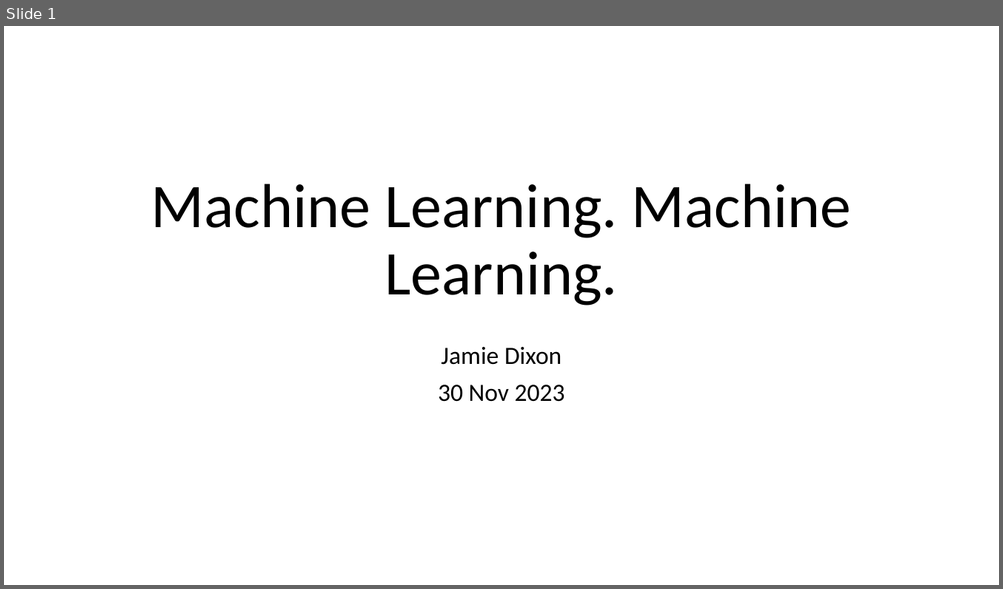
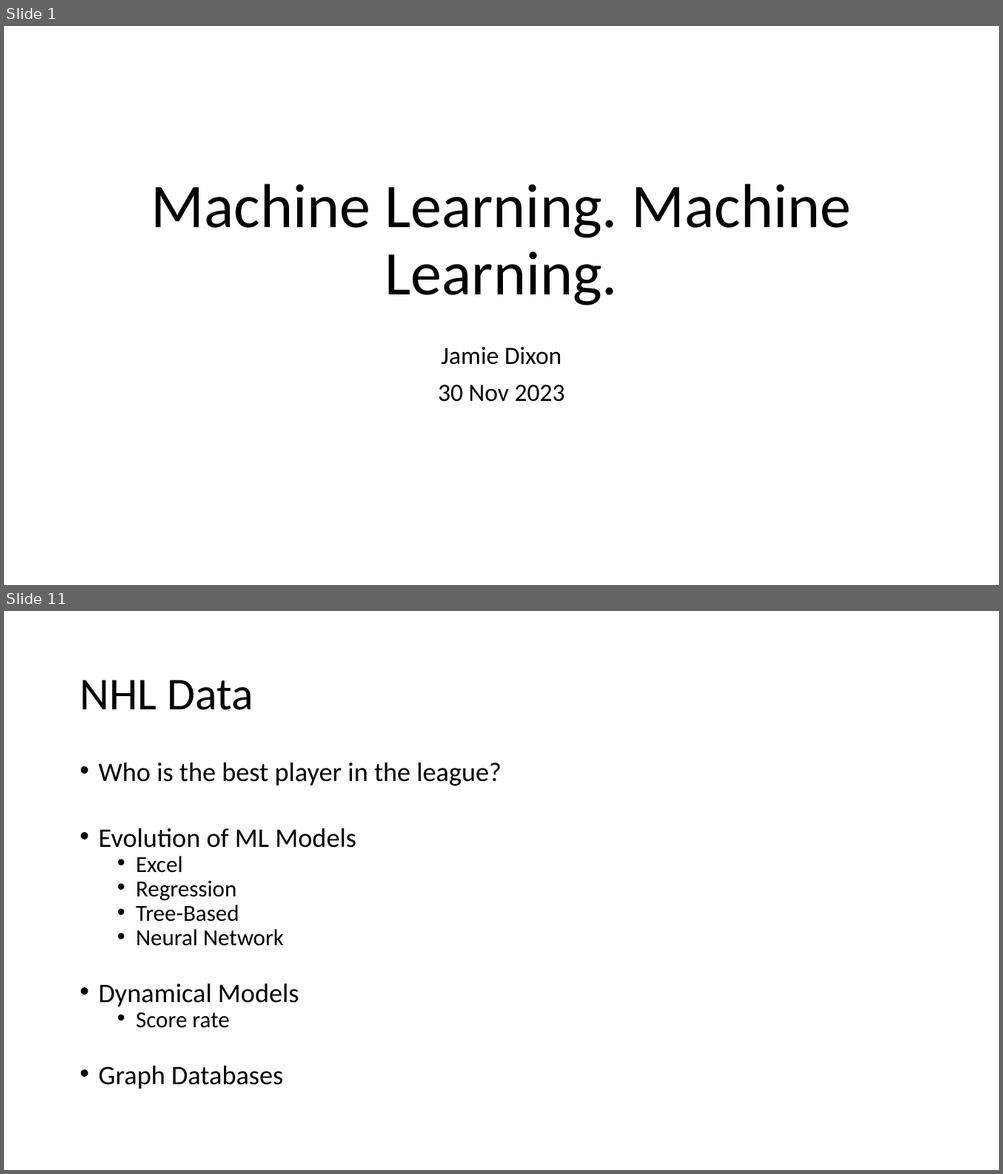
Before and after one commit to jamessdixon/swe4s, a slide deck: SWES_MachineLearning.pptx. Shown one above the other, each under a label of ours: slide 1 before the commit, slides 1 and 11 after it; the slides between them are not shown. The pictures are 1003x589 and 1003x1174 pixels, drawn with LibreOffice and Linux fonts; fonts in the diff are those of the drawing. Boxes give left, top, right and bottom in pixels: in the first picture for what was removed or moved away, otherwise in the second. Text is boxed around its words. In the diff, an @@ line names an element or a change of style, - is before the commit and + after.

```diff
--- a/SWES_MachineLearning.pptx
+++ b/SWES_MachineLearning.pptx
@@ slide 11 added at (4, 611, 999, 1170), background #FFFFFF @@
@@ title added at (79, 680, 253, 710), 44 pt, text #000000 @@
+NHL Data
@@ text added at (99, 762, 501, 1089), 25.9 pt, text #000000 @@
+• Who is the best player in the league?
+• Evolution of ML Models
+  • Excel
+  • Regression
+  • Tree-Based
+  • Neural Network
+• Dynamical Models
+  • Score rate
+• Graph Databases
```
Also in this commit, not shown: 9 other slides added, 1 other file.
